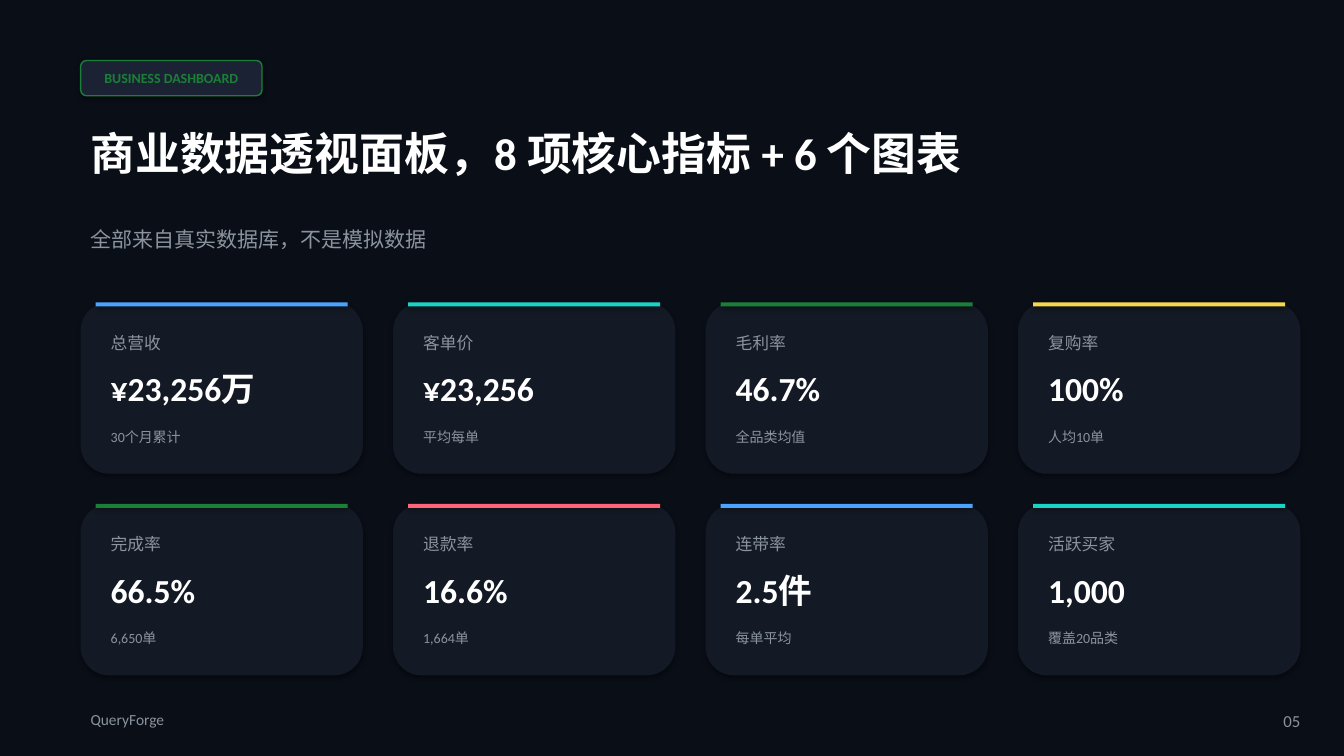
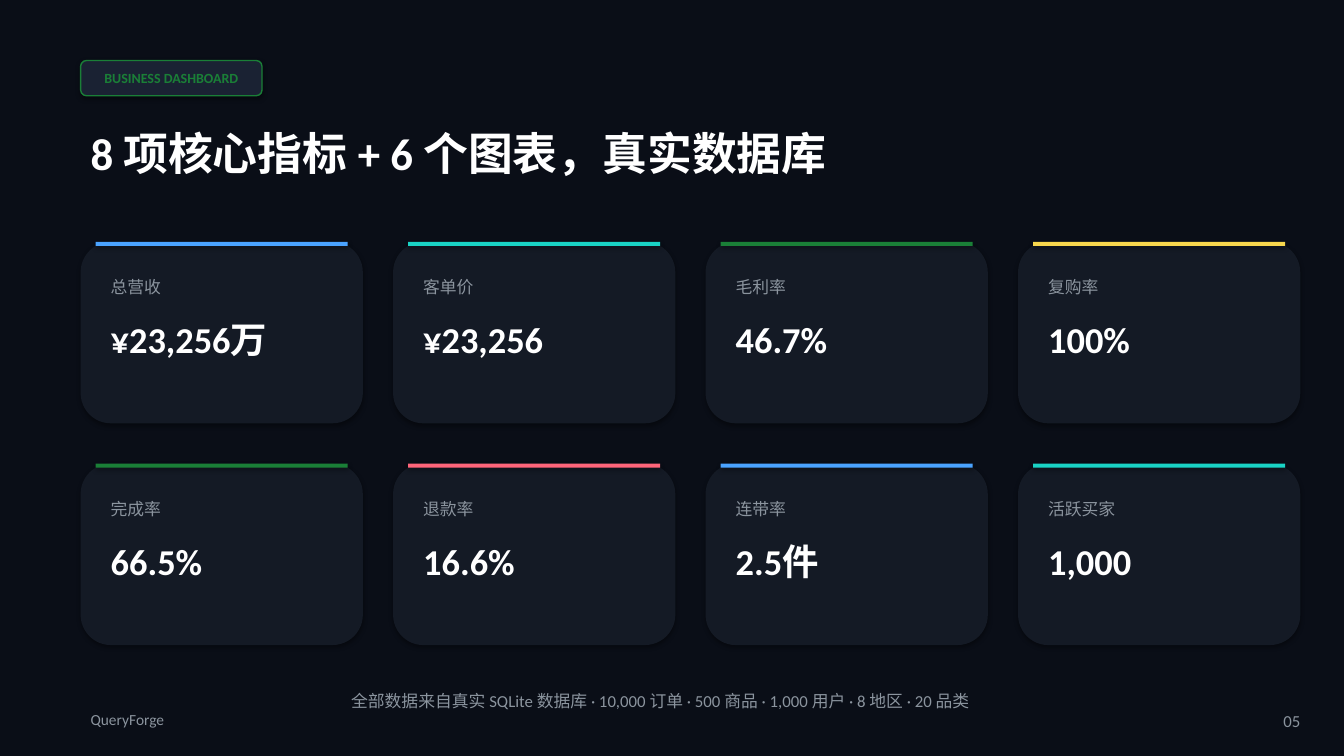
Before and after one commit to eric-stone-plus/queryforge, a slide deck: slide 5 of QueryForge-Pitch.pptx. Drawn at 1344x756 pixels with LibreOffice and Linux fonts; fonts in the diff are those of the drawing. Boxes give left, top, right and bottom in pixels: in the first picture for what was removed or moved away, otherwise in the second. Text is boxed around its words. In the diff, an @@ line names an element or a change of style, - is before the commit and + after.

```diff
--- a/QueryForge-Pitch.pptx
+++ b/QueryForge-Pitch.pptx
@@ text at box(91, 131, 826, 176): text changed @@
-商业数据透视面板，8 项核心指标 + 6 个图表
+8 项核心指标 + 6 个图表，真实数据库
@@ text removed at box(91, 229, 427, 249) @@
-全部来自真实数据库，不是模拟数据
@@ rounded rectangle: place and size @@
-rounded rectangle at box(81, 302, 363, 474)
+rounded rectangle at box(81, 242, 363, 423)
@@ rounded rectangle: place and size @@
-rounded rectangle at box(393, 302, 676, 474)
+rounded rectangle at box(393, 242, 676, 423)
@@ rounded rectangle: place and size @@
-rounded rectangle at box(706, 302, 988, 474)
+rounded rectangle at box(706, 242, 988, 423)
@@ rounded rectangle: place and size @@
-rounded rectangle at box(1018, 302, 1301, 474)
+rounded rectangle at box(1018, 242, 1301, 423)
@@ 4 rectangles: place and size @@
-4 rectangles at box(96, 302, 1286, 307)
+4 rectangles at box(96, 242, 1286, 246)
@@ 4 texts: place and size @@
-4 texts at box(111, 335, 1098, 351)
+4 texts at box(111, 279, 1098, 295)
@@ size 24 to 26 pt in 8 elements at box(111, 550, 203, 576), box(423, 550, 515, 576), box(736, 545, 819, 579), box(1048, 551, 1131, 580), box(111, 324, 268, 358), box(423, 328, 543, 358), box(736, 328, 828, 354), box(1048, 328, 1130, 354) @@
@@ 4 texts: place and size @@
-4 texts at box(111, 374, 1124, 406)
+4 texts at box(111, 324, 1130, 358)
@@ text removed at box(111, 430, 181, 443) @@
-30个月累计
@@ text removed at box(423, 430, 479, 443) @@
-平均每单
@@ text removed at box(736, 430, 806, 443) @@
-全品类均值
@@ text removed at box(1048, 430, 1104, 443) @@
-人均10单
@@ rounded rectangle: place and size @@
-rounded rectangle at box(81, 504, 363, 676)
+rounded rectangle at box(81, 464, 363, 645)
@@ rounded rectangle: place and size @@
-rounded rectangle at box(393, 504, 676, 676)
+rounded rectangle at box(393, 464, 676, 645)
@@ rounded rectangle: place and size @@
-rounded rectangle at box(706, 504, 988, 676)
+rounded rectangle at box(706, 464, 988, 645)
@@ rounded rectangle: place and size @@
-rounded rectangle at box(1018, 504, 1301, 676)
+rounded rectangle at box(1018, 464, 1301, 645)
@@ 4 rectangles: place and size @@
-4 rectangles at box(96, 504, 1286, 508)
+4 rectangles at box(96, 464, 1286, 468)
@@ 4 texts: place and size @@
-4 texts at box(111, 536, 1115, 552)
+4 texts at box(111, 501, 1115, 517)
@@ 4 texts: place and size @@
-4 texts at box(111, 575, 1125, 608)
+4 texts at box(111, 545, 1131, 580)
@@ text removed at box(111, 632, 157, 645) @@
-6,650单
@@ text removed at box(423, 632, 469, 645) @@
-1,664单
@@ text removed at box(736, 631, 792, 644) @@
-每单平均
@@ text removed at box(1048, 631, 1118, 644) @@
-覆盖20品类
@@ text added at box(351, 693, 970, 709), 12 pt, text #8B949E @@
+全部数据来自真实 SQLite 数据库 · 10,000 订单 · 500 商品 · 1,000 用户 · 8 地区 · 20 品类
```
Also in this commit, not shown: 6 other slides changed, 2 slides added, 4 slides removed, 1 other file.
